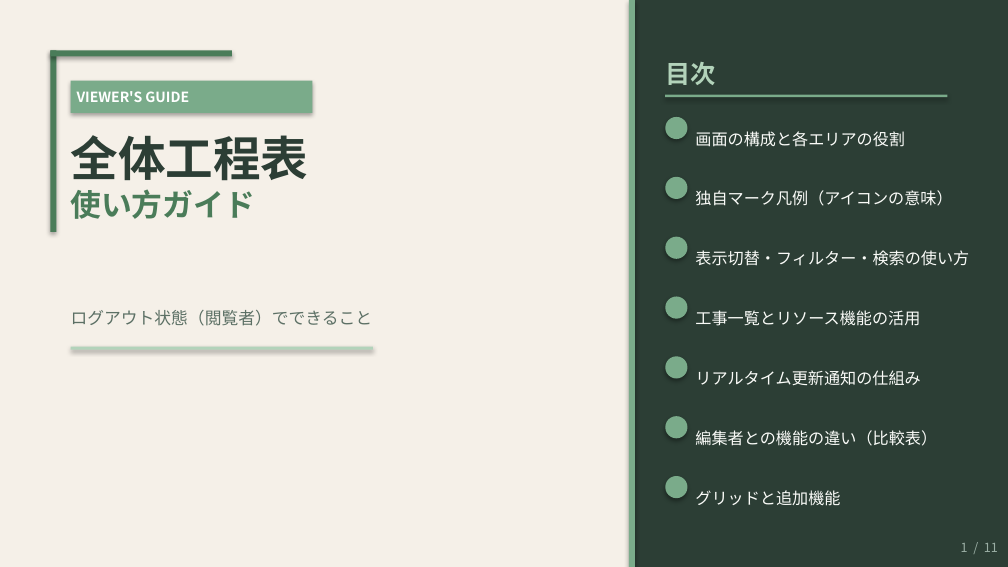
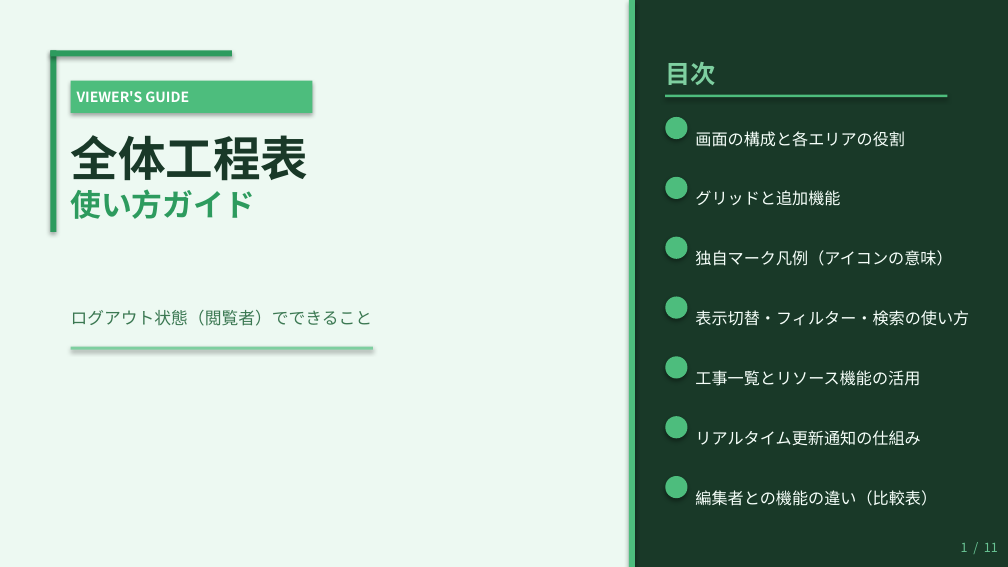
Before and after one commit to kemcokurosaki-oss/gantt-chart, a slide deck: slide 1 of 全体工程表_使い方ガイド（閲覧者向け）_new.pptx. Drawn at 1008x567 pixels with LibreOffice and Linux fonts; fonts in the diff are those of the drawing. Boxes give left, top, right and bottom in pixels: in the first picture for what was removed or moved away, otherwise in the second. Text is boxed around its words. In the diff, an @@ line names an element or a change of style, - is before the commit and + after.

```diff
--- a/全体工程表_使い方ガイド（閲覧者向け）_new.pptx
+++ b/全体工程表_使い方ガイド（閲覧者向け）_new.pptx
@@ background #F5F0E8 to #EDF9F2 @@
@@ rectangle at <box>635,0,1008,566</box>: fill #2C3E35 to #193928 @@
@@ rectangle at <box>50,50,56,232</box>: fill #4A7C59 to #2D9B5E @@
@@ rectangle at <box>50,50,232,56</box>: fill #4A7C59 to #2D9B5E @@
@@ text "目次" at <box>665,62,715,85</box>: text colour #B2D3BA to #7ECFA0 @@
@@ fill #7AAB8A to #4DBD7D in 10 elements at <box>629,0,635,566</box>, <box>665,95,948,98</box>, <box>665,117,687,139</box>, <box>665,176,687,199</box>, <box>665,237,687,259</box>, <box>665,296,687,319</box>, <box>665,356,687,378</box>, <box>665,416,687,438</box>, <box>665,476,687,498</box>, <box>71,81,312,113</box> @@
@@ text "全体工程表" at <box>71,135,309,219</box>: text colour #2C3E35 to #193928 in "全体工程表"; text colour #4A7C59 to #2D9B5E in "使い方ガイド" @@
@@ text colour #FAFBF8 to #F6FFFA in 7 elements at <box>695,131,905,147</box>, <box>695,490,937,506</box>, <box>695,310,969,326</box>, <box>695,370,920,386</box>, <box>695,250,952,266</box>, <box>695,430,920,446</box>, <box>695,190,840,206</box> @@
@@ text "グリッドと追加機能": place and size @@
-text "グリッドと追加機能" at <box>695,490,840,506</box>
+text "グリッドと追加機能" at <box>695,190,840,206</box>
@@ text "ログアウト状態（閲覧者）でできること" at <box>71,310,373,326</box>: text colour #5C7065 to #3B7852 @@
@@ rectangle at <box>71,347,373,350</box>: fill #B2D3BA to #7ECFA0 @@
@@ 5 texts: place and size @@
-5 texts at <box>695,190,969,446</box>
+5 texts at <box>695,250,969,506</box>
@@ text "1 / 11" at <box>961,543,998,552</box>: text colour #9AAEA4 to #68C293 @@
```
Also in this commit, not shown: 9 other slides changed, 1 slide removed, 1 other file.
